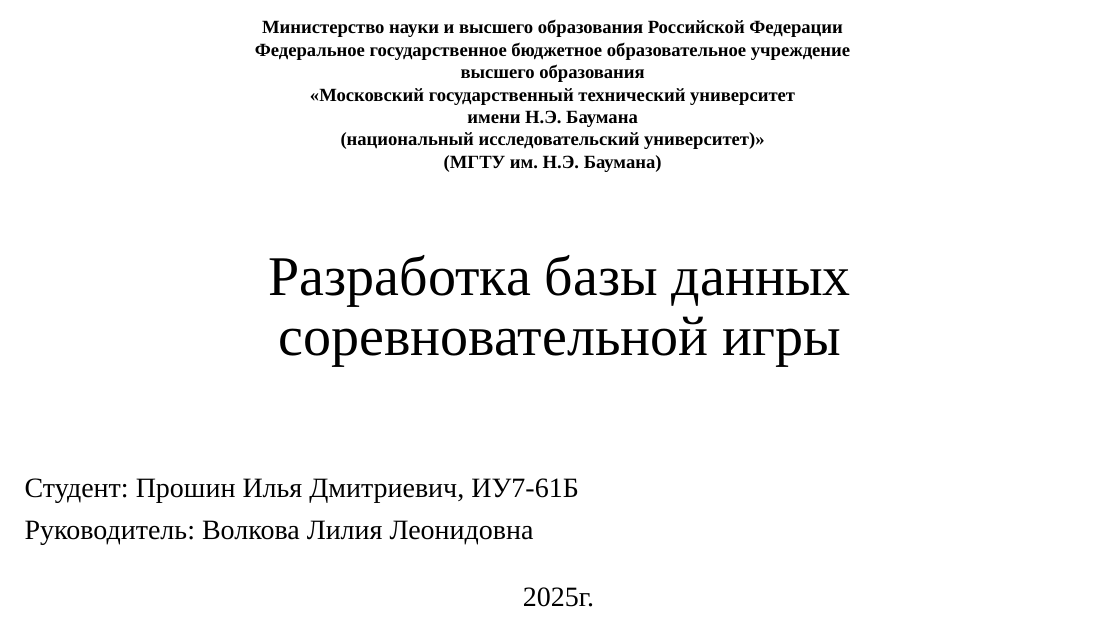
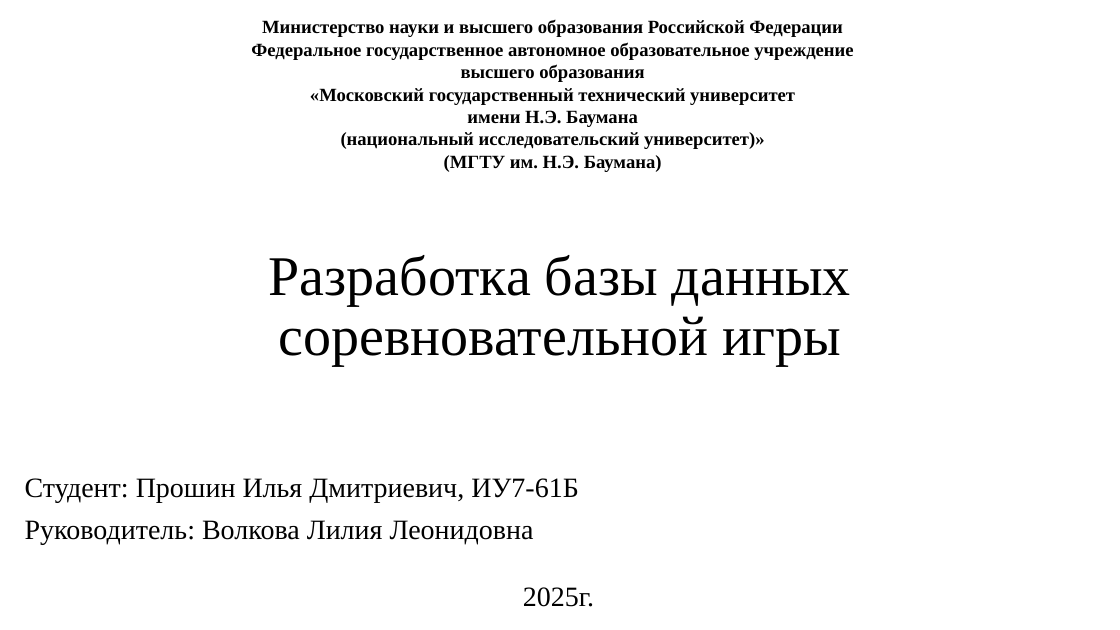
Before and after one commit to Kukushenok/competitive-math-game, a slide deck: slide 1 of docs/presentation.pptx. Drawn at 1120x630 pixels with LibreOffice and Linux fonts; fonts in the diff are those of the drawing. Boxes give left, top, right and bottom in pixels: in the first picture for what was removed or moved away, otherwise in the second. Text is boxed around its words. In the diff, an @@ line names an element or a change of style, - is before the commit and + after.

```diff
--- a/docs/presentation.pptx
+++ b/docs/presentation.pptx
@@ text at (x1=251, y1=42, x2=853, y2=60): text changed @@
-Федеральное государственное бюджетное образовательное учреждение
+Федеральное государственное автономное образовательное учреждение
```
Also in this commit, not shown: 8 other slides changed, 2 slides added, 14 other files.
